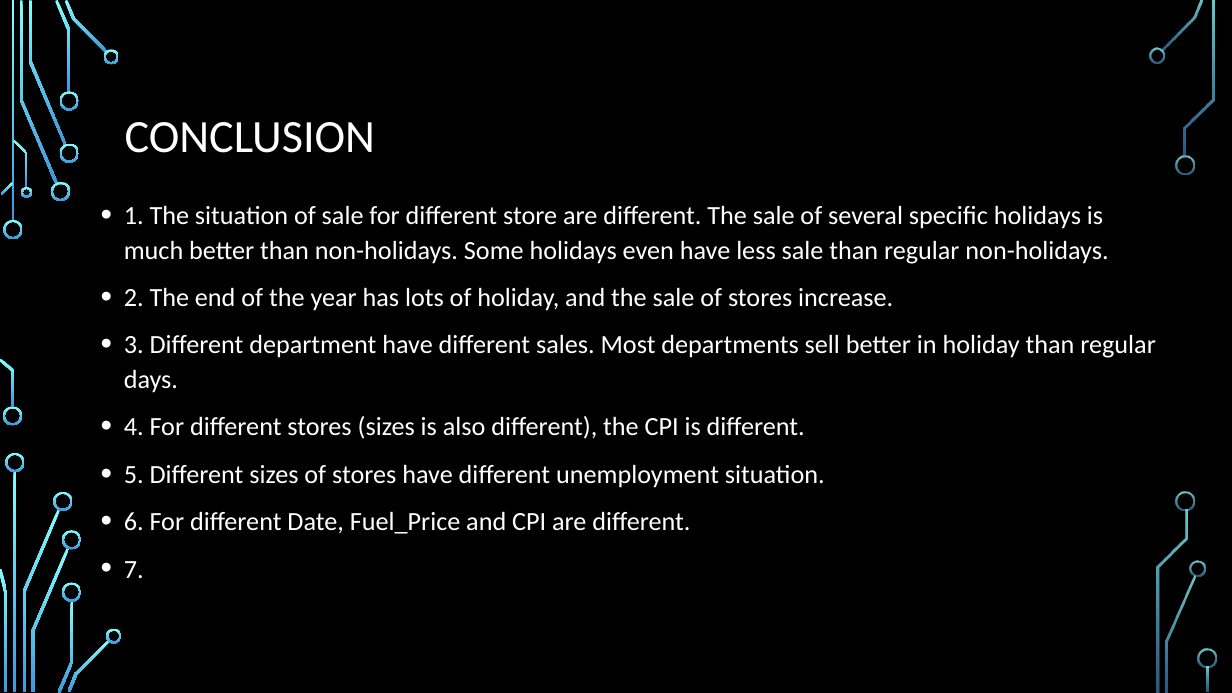
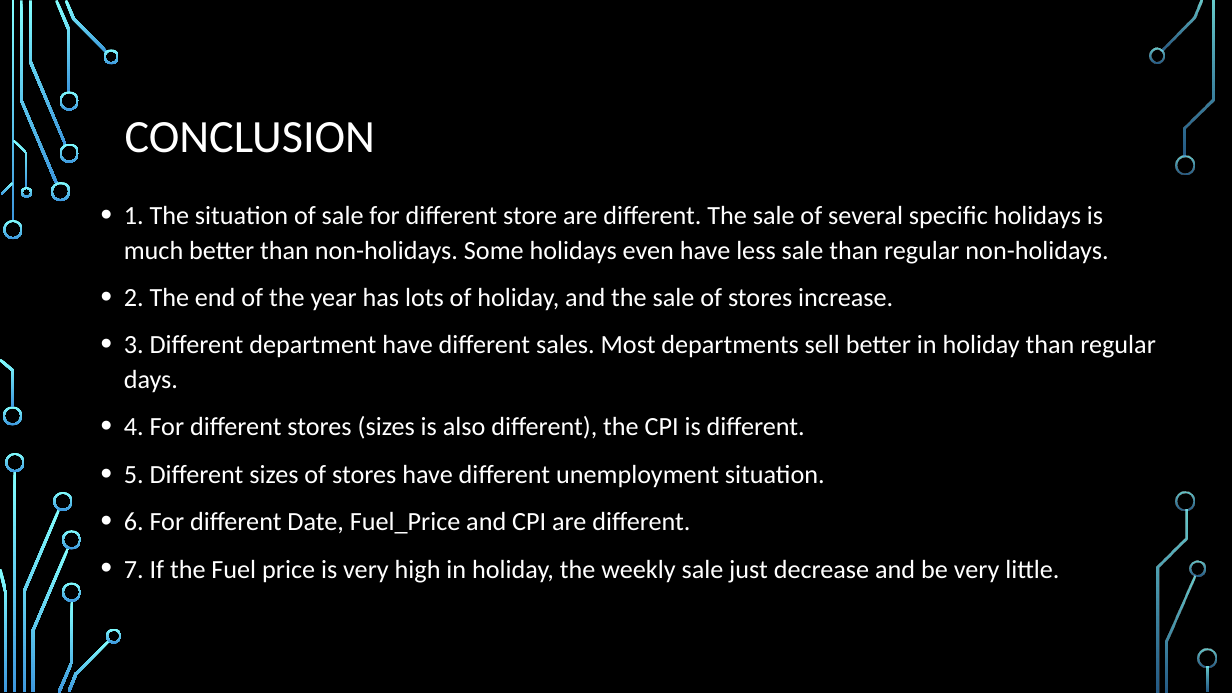
Before and after one commit to HaotianYu123/HaotianYu123.github.io, a slide deck: slide 19 of FP.pptx. Drawn at 1232x693 pixels with LibreOffice and Linux fonts; fonts in the diff are those of the drawing; background and template pictures are left out. Boxes give left, top, right and bottom in pixels: in the first picture for what was removed or moved away, otherwise in the second. Text is boxed around its words. In the diff, an @@ line names an element or a change of style, - is before the commit and + after.

```diff
--- a/FP.pptx
+++ b/FP.pptx
@@ text at box(124, 559, 1059, 583): text changed @@
-• 7.
+• 7. If the Fuel price is very high in holiday, the weekly sale just decrease and be very little.
```
